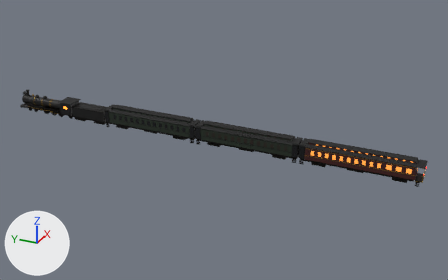
The glTF model godot/models/hoboken_train.glb as it was, and as the next commit left it.
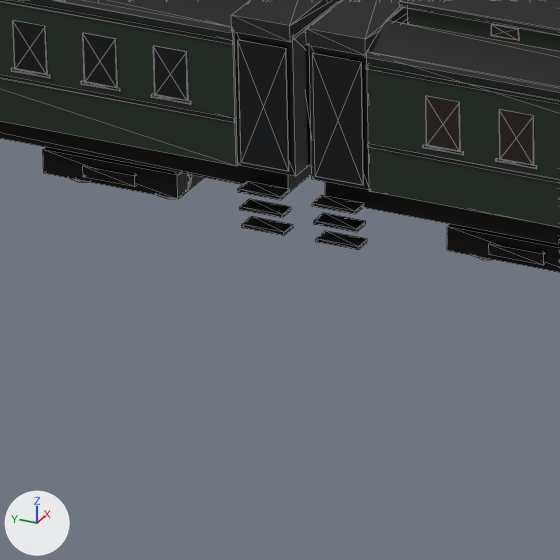
The first picture shows the older version from a 50 mm camera at (-97.6, -20.9, 52.7) aimed at (5.5, 25.5, 1.2). The close-ups show the older and then the newer version on the part from 38% to 48% of the width and 44% to 61% of the height of that picture. Only the edits that show in the close-ups are written down. The lights are fixed; the arrows at lower left show +X, +Y and +Z. The close-ups show mesh edges as thin lines. Vertices at exactly the same position are counted once.

The first close-up shows 'Coach1-col', 'Coach2-col'.
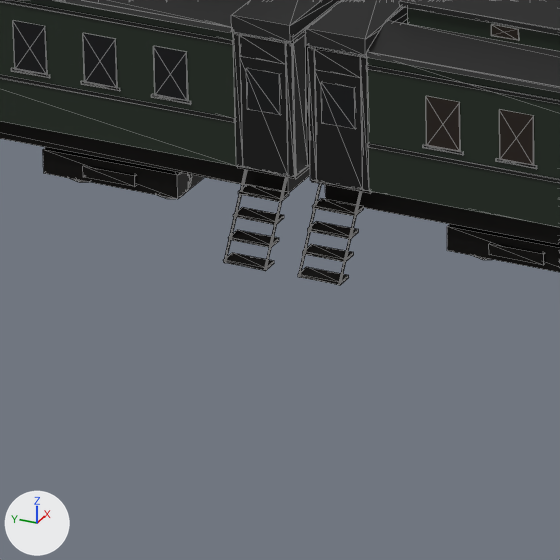
Changed parts and their boxes [x1, y1, x2, y2] in the close-ups (560 x 560 px; the box of a moved part takes in the faces that stretch with it):
'Coach1-col', reshaped: before [306, 0, 560, 272]; after [298, 0, 560, 285]
'Coach2-col', reshaped: before [0, 0, 341, 236]; after [0, 0, 341, 271]
part 1 of me_coach1_col, moved or reshaped: before [314, 213, 366, 232]; after [308, 221, 359, 239]
part 2 of me_coach1_col, moved or reshaped: before [316, 231, 367, 250]; after [303, 244, 354, 262]
part 3 of me_coach1_col, added (black): after [321, 82, 355, 129]
part 4 of me_coach1_col, added: after [298, 184, 362, 285]
part 5 of me_coach1_col, cut back: before [312, 54, 364, 214]; after [308, 46, 372, 216]
part 6 of me_coach2_col, moved or reshaped: before [240, 199, 291, 218]; after [233, 207, 284, 225]
part 7 of me_coach2_col, moved or reshaped: before [242, 217, 293, 236]; after [228, 230, 279, 248]
part 8 of me_coach2_col, added (black): after [246, 68, 280, 115]
part 9 of me_coach2_col, added: after [224, 170, 287, 271]
part 10 of me_coach2_col, cut back: before [238, 40, 290, 200]; after [59, 0, 339, 202]
part 11 of me_coach2_col, recoloured: before [286, 63, 289, 156]; after [285, 44, 295, 176]

What changed in the scene script:
```text
Change me_coach1_col:
    used by ob_coach1_col; location = (0.0, 0.0, 0.0)
    remove me_coach1_col.from_pydata(...)  # 1216 vertices, 1936 faces; spans x 2.2..5.8, y 9.1..30.5, z 0.6..5.1
    add me_coach1_col.from_pydata(...)  # 1488 vertices, 2448 faces; spans x 1.6..6.2, y 9.1..30.5, z 0.4..5.1
    me_coach1_col part 1: the loose piece of 8 vertices spanning x 2.3..2.7, y 29.4..30.1, z 1.1..1.2 is moved by (-0.3, 0.0, 0.0)
    me_coach1_col part 2: the loose piece of 8 vertices spanning x 2.3..2.7, y 29.4..30.1, z 0.8 is moved by (-0.5, 0.0, 0.0)
    me_coach1_col part 3: a new loose piece, a box spanning x 2.495..2.555, y 29.44..30.06, z 2.9..3.65, in mat_tr_glass (black #0a0c10)
    me_coach1_col part 4: a new loose piece of 38 vertices spanning x 1.6..2.5, y 29.4..30.1, z 0.4..1.8, in mat_tr_iron (black #1a1816)
    me_coach1_col part 5: 14 vertices moved from x 2.2..5.8, y 29.3..30.2, z 1.5..4.2 to x 2.3..5.7, y 29.3..30.2, z 1.4..4.2; 10 vertices removed from x 2.5..5.5, y 29.3..30.2, z 1.9..4.2; 60 vertices added at x 2.5..5.5, y 29.2..30.3, z 1.7..4.2
    other edits to the shape of me_coach1_col do not show in these pictures
Change me_coach2_col:
    used by ob_coach2_col; location = (0.0, 0.0, 0.0)
    remove me_coach2_col.from_pydata(...)  # 1216 vertices, 1936 faces; spans x 2.2..5.8, y 30.5..51.8, z 0.6..5.1
    add me_coach2_col.from_pydata(...)  # 1490 vertices, 2448 faces; spans x 1.6..6.2, y 30.5..51.8, z 0.4..5.1
    me_coach2_col part 6: the loose piece of 8 vertices spanning x 2.3..2.7, y 30.8..31.5, z 1.1..1.2 is moved by (-0.3, 0.0, 0.0)
    me_coach2_col part 7: the loose piece of 8 vertices spanning x 2.3..2.7, y 30.8..31.5, z 0.8 is moved by (-0.5, 0.0, 0.0)
    me_coach2_col part 8: a new loose piece, a box spanning x 2.495..2.555, y 30.84..31.46, z 2.9..3.65, in mat_tr_glass (black #0a0c10)
    me_coach2_col part 9: a new loose piece of 38 vertices spanning x 1.6..2.5, y 30.8..31.6, z 0.4..1.8, in mat_tr_iron (black #1a1816)
    me_coach2_col part 10: 16 vertices moved from x 2.2..5.8, y 30.7..31.6, z 1.5..4.2 to x 2.3..5.7, y 30.6..31.6, z 1.4..4.2; 8 vertices removed from x 2.5..5.5, y 30.7..31.6, z 1.9..4.2; 62 vertices added at x 2.5..5.5, y 30.6..32.0, z 1.7..5.0
    me_coach2_col part 11: 1 face spanning x 2.5, y 30.6..30.7, z 1.8..4.2 switches from mat_tr_glass (black #0a0c10) to mat_tr_black (black #141414)
    other edits to the shape of me_coach2_col do not show in these pictures
```
